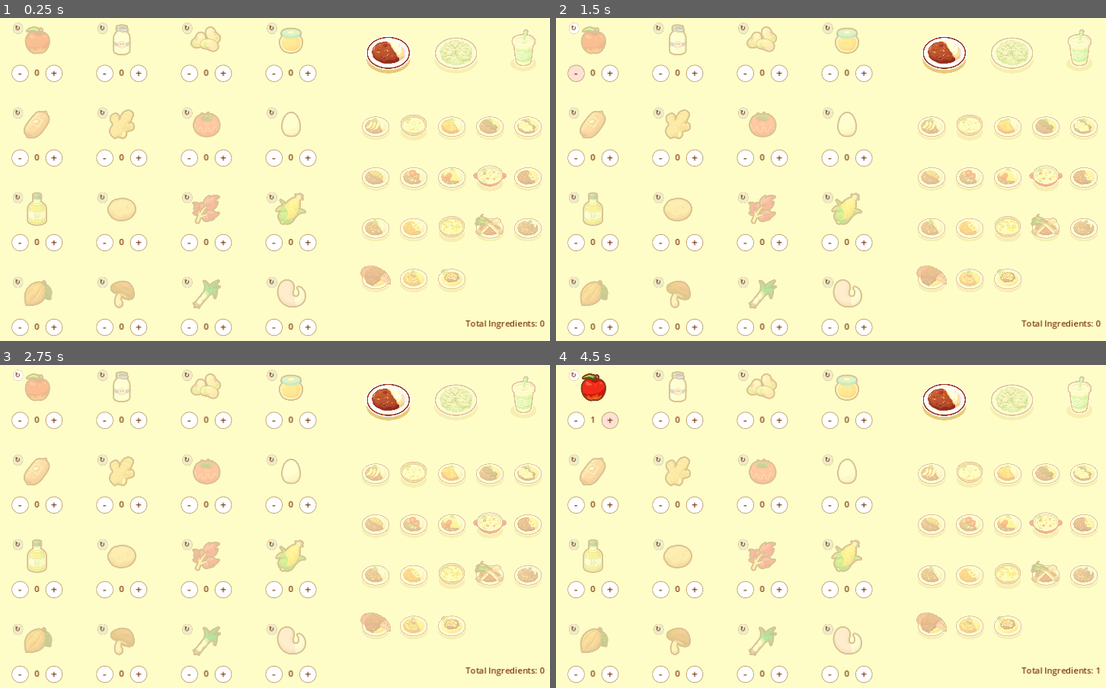
Above: before the commit, frames 1-4 (two rows, left to right).
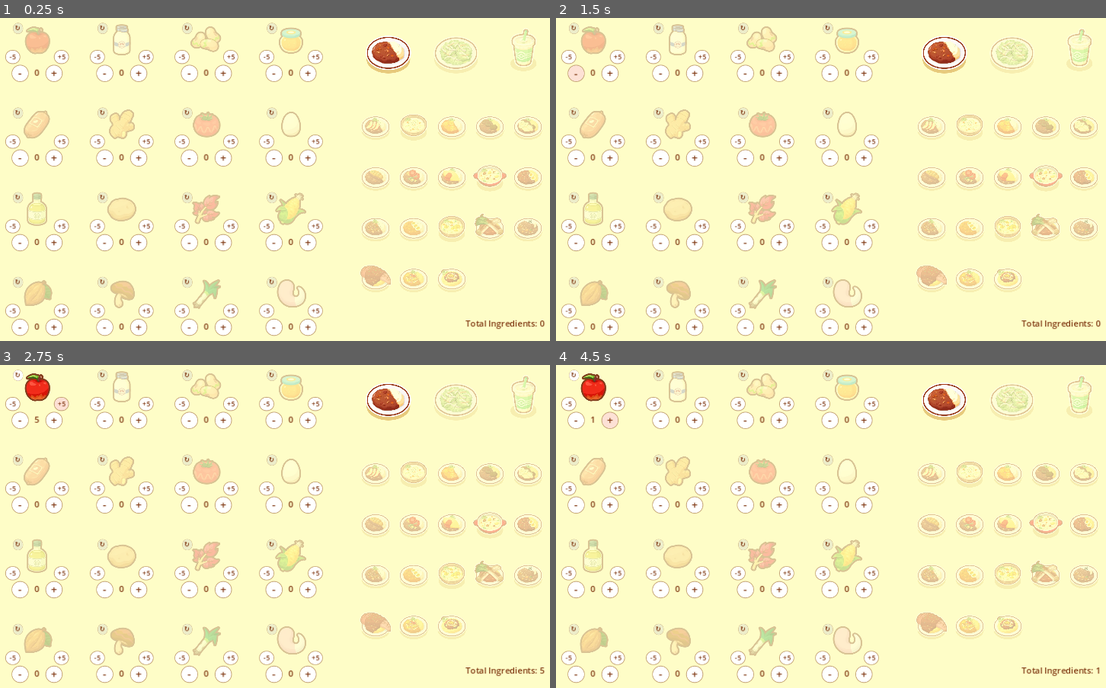
Above: after the commit, the same moments.

Repository: CarolineRoemer1998/PokemonSleepRecipeCalculator
Game: Godot game, scene res://Scenes/game.tscn
The game is run twice, just before and just after one commit, with the same random seed, the same clock (stepped at 60 frames per second) and the same inputs.
Inputs (mouse positions are in pixels of both pictures, inside the frame that each line leads up to):
- Up to frame 1 (0.25 s): no input
- Up to frame 2 (1.5 s): click "+" at 0.5 s; click "-" at 1.25 s
- Up to frame 3 (2.75 s): click (60, 403) at 2 s, where only the run after the commit has a clickable "+5"
- Up to frame 4 (4.5 s): click (567, 403) at 2.75 s, where only the run after the commit has a clickable "-5"; click (572, 374) at 3.5 s, where only the run before the commit has a clickable "↻"; click "+" at 4.25 s

The runs differ from the first frame. In frame 1, 3.2% of the frame differs, in the area x 0-59%, y 9-93%; in frame 2, 3.2%; in frame 3, 3.5%, in the area x 0-100%, y 2-96%; in frame 4, 3.2%.

Commit message:
Make dish sparkle when is_cookable is set to true

Diff:
--- a/Components/Categories.gd
+++ b/Components/Categories.gd
@@ -4,13 +4,15 @@
 @onready var salads: TextureRect = $Salads
 @onready var desserts: TextureRect = $"Desserts&Drinks"
 
+var inventory : Inventory
+
 func _ready() -> void:
+	inventory = get_tree().get_first_node_in_group("inventory")
 	pick_category(curries)
 
-
 func pick_category(category):
-
 	get_parent().set_active_category(category)
+	inventory.dish_results.pass_ingredients(inventory.ingredients)
 
 	match category:
 		curries:
--- a/Components/Dish.gd
+++ b/Components/Dish.gd
@@ -4,11 +4,14 @@
 
 @export var required_ingredients = {}
 
+
 var inventory : Inventory
 
 var unique_ingredient_count = 0
 var available_unique_ingredients = 0
 var is_cookable : bool = false
+
+var sparkle = preload("res://Styles/Particles/sparkle_particle.tscn")
 
 func _ready():
 	set_unique_ingredient_count()
@@ -31,6 +34,9 @@
 func set_is_cookable(value):
 	is_cookable = value
 	if is_cookable:
+		if modulate.a != 1.0:
+			var new_sparkle = sparkle.instantiate()
+			add_child(new_sparkle)
 		modulate.a = 1.0
 	else:
 		modulate.a = Globals.modulate_disabled
--- a/Components/amount_changer.gd
+++ b/Components/amount_changer.gd
@@ -23,7 +23,7 @@
 
 
 func _on_button_add_pressed() -> void:
-	if amount < 1000:
+	if amount < 999:
 		amount += 1
 		update_label()
 		update_inventory(1)
@@ -34,6 +34,8 @@
 		amount -= 1
 		update_label()
 		update_inventory(-1)
+		disable_reset_button_if_zero()
+
 
 
 func update_label():
@@ -55,3 +57,33 @@
 		ingredient_image.self_modulate.a = Globals.modulate_disabled
 	elif amount > 0 and ingredient_image.self_modulate.a != 1.0:
 		ingredient_image.self_modulate.a = 1.0
+
+
+
+func _on_button_add_5_pressed() -> void:
+	if amount < 995:
+		amount += 5
+		update_label()
+		update_inventory(5)
+	elif amount > 995:
+		amount += 999-amount
+		update_label()
+		update_inventory(999-amount)
+
+
+func _on_button_subtract_5_pressed() -> void:
+	if amount > 4:
+		amount -= 5
+		update_label()
+		update_inventory(-5)
+		disable_reset_button_if_zero()
+	elif amount < 0:
+		amount -= amount
+		update_label()
+		update_inventory(-amount)
+		disable_reset_button_if_zero()
+
+
+func disable_reset_button_if_zero():
+	if amount == 0:
+			button_reset.disabled = true
--- a/Components/amount_changer.tscn
+++ b/Components/amount_changer.tscn
@@ -18,6 +18,55 @@
 
 [sub_resource type="StyleBoxEmpty" id="StyleBoxEmpty_eqk23"]
 
+[sub_resource type="StyleBoxFlat" id="StyleBoxFlat_j5o8b"]
+content_margin_left = 0.0
+content_margin_top = 0.0
+content_margin_right = 0.0
+content_margin_bottom = 0.0
+bg_color = Color(1, 1, 1, 1)
+corner_radius_top_left = 15
+corner_radius_top_right = 15
+corner_radius_bottom_right = 15
+corner_radius_bottom_left = 15
+expand_margin_left = 3.0
+expand_margin_right = 3.0
+shadow_color = Color(0.494118, 0.211765, 0.0627451, 0.588235)
+shadow_size = 2
+
+[sub_resource type="StyleBoxFlat" id="StyleBoxFlat_yaq5p"]
+content_margin_left = 0.0
+content_margin_top = 0.0
+content_margin_right = 0.0
+content_margin_bottom = 0.0
+bg_color = Color(0.992157, 0.882353, 0.835294, 1)
+corner_radius_top_left = 15
+corner_radius_top_right = 15
+corner_radius_bottom_right = 15
+corner_radius_bottom_left = 15
+expand_margin_left = 3.0
+expand_margin_right = 3.0
+shadow_color = Color(0.494118, 0.211765, 0.0627451, 0.588235)
+shadow_size = 2
+
+[sub_resource type="StyleBoxFlat" id="StyleBoxFlat_2bakm"]
+content_margin_left = 0.0
+content_margin_top = 0.0
+content_margin_right = 0.0
+content_margin_bottom = 0.0
+bg_color = Color(0.207843, 0.0705882, 0.0117647, 0.0980392)
+corner_radius_top_left = 15
+corner_radius_top_right = 15
+corner_radius_bottom_right = 15
+corner_radius_bottom_left = 15
+expand_margin_left = 3.0
+expand_margin_right = 3.0
+shadow_color = Color(0.494118, 0.211765, 0.0627451, 0.588235)
+shadow_size = 2
+
+[sub_resource type="StyleBoxEmpty" id="StyleBoxEmpty_5mvof"]
+
+[sub_resource type="StyleBoxEmpty" id="StyleBoxEmpty_pudkj"]
+
 [sub_resource type="StyleBoxFlat" id="StyleBoxFlat_fyxa2"]
 content_margin_left = 0.0
 content_margin_top = 0.0
@@ -32,40 +81,6 @@
 expand_margin_right = 3.0
 shadow_color = Color(0.494118, 0.211765, 0.0627451, 0.588235)
 shadow_size = 2
-
-[sub_resource type="StyleBoxFlat" id="StyleBoxFlat_yaq5p"]
-content_margin_left = 0.0
-content_margin_top = 0.0
-content_margin_right = 0.0
-content_margin_bottom = 2.0
-bg_color = Color(0.992157, 0.882353, 0.835294, 1)
-corner_radius_top_left = 15
-corner_radius_top_right = 15
-corner_radius_bottom_right = 15
-corner_radius_bottom_left = 15
-expand_margin_left = 3.0
-expand_margin_right = 3.0
-shadow_color = Color(0.494118, 0.211765, 0.0627451, 0.588235)
-shadow_size = 2
-
-[sub_resource type="StyleBoxFlat" id="StyleBoxFlat_2bakm"]
-content_margin_left = 0.0
-content_margin_top = 0.0
-content_margin_right = 0.0
-content_margin_bottom = 2.0
-bg_color = Color(0.207843, 0.0705882, 0.0117647, 0.0980392)
-corner_radius_top_left = 15
-corner_radius_top_right = 15
-corner_radius_bottom_right = 15
-corner_radius_bottom_left = 15
-expand_margin_left = 3.0
-expand_margin_right = 3.0
-shadow_color = Color(0.494118, 0.211765, 0.0627451, 0.588235)
-shadow_size = 2
-
-[sub_resource type="StyleBoxEmpty" id="StyleBoxEmpty_5mvof"]
-
-[sub_resource type="StyleBoxEmpty" id="StyleBoxEmpty_pudkj"]
 
 [sub_resource type="StyleBoxFlat" id="StyleBoxFlat_ccqhk"]
 content_margin_left = 0.0
@@ -111,6 +126,25 @@
 theme_override_styles/focus = SubResource("StyleBoxEmpty_eqk23")
 text = "+"
 
+[node name="ButtonAdd5" type="Button" parent="."]
+offset_left = 36.0
+offset_top = 36.0
+offset_right = 56.0
+offset_bottom = 60.0
+scale = Vector2(1.00318, 1)
+theme_override_colors/font_color = Color(0.494118, 0.211765, 0.0627451, 1)
+theme_override_colors/font_pressed_color = Color(0.494118, 0.211765, 0.0627451, 1)
+theme_override_colors/font_hover_color = Color(0.494118, 0.211765, 0.0627451, 1)
+theme_override_colors/font_focus_color = Color(0.494118, 0.211765, 0.0627451, 1)
+theme_override_colors/font_hover_pressed_color = Color(0.494118, 0.211765, 0.0627451, 1)
+theme_override_font_sizes/font_size = 12
+theme_override_styles/normal = SubResource("StyleBoxFlat_j5o8b")
+theme_override_styles/hover = SubResource("StyleBoxFlat_yaq5p")
+theme_override_styles/pressed = SubResource("StyleBoxFlat_2bakm")
+theme_override_styles/disabled = SubResource("StyleBoxEmpty_5mvof")
+theme_override_styles/focus = SubResource("StyleBoxEmpty_pudkj")
+text = "+5"
+
 [node name="ButtonSubtract" type="Button" parent="."]
 offset_left = -44.0
 offset_top = 64.0
@@ -129,6 +163,25 @@
 theme_override_styles/disabled = SubResource("StyleBoxEmpty_5mvof")
 theme_override_styles/focus = SubResource("StyleBoxEmpty_pudkj")
 text = "-"
+
+[node name="ButtonSubtract5" type="Button" parent="."]
+offset_left = -56.0
+offset_top = 36.0
+offset_right = -36.0
+offset_bottom = 60.0
+scale = Vector2(1.00318, 1)
+theme_override_colors/font_color = Color(0.494118, 0.211765, 0.0627451, 1)
+theme_override_colors/font_pressed_color = Color(0.494118, 0.211765, 0.0627451, 1)
+theme_override_colors/font_hover_color = Color(0.494118, 0.211765, 0.0627451, 1)
+theme_override_colors/font_focus_color = Color(0.494118, 0.211765, 0.0627451, 1)
+theme_override_colors/font_hover_pressed_color = Color(0.494118, 0.211765, 0.0627451, 1)
+theme_override_font_sizes/font_size = 12
+theme_override_styles/normal = SubResource("StyleBoxFlat_j5o8b")
+theme_override_styles/hover = SubResource("StyleBoxFlat_yaq5p")
+theme_override_styles/pressed = SubResource("StyleBoxFlat_2bakm")
+theme_override_styles/disabled = SubResource("StyleBoxEmpty_5mvof")
+theme_override_styles/focus = SubResource("StyleBoxEmpty_pudkj")
+text = "-5"
 
 [node name="ButtonReset" type="Button" parent="."]
 offset_left = -44.0
@@ -163,5 +216,7 @@
 metadata/_edit_use_anchors_ = true
 
 [connection signal="pressed" from="ButtonAdd" to="." method="_on_button_add_pressed"]
+[connection signal="pressed" from="ButtonAdd5" to="." method="_on_button_add_5_pressed"]
 [connection signal="pressed" from="ButtonSubtract" to="." method="_on_button_subtract_pressed"]
+[connection signal="pressed" from="ButtonSubtract5" to="." method="_on_button_subtract_5_pressed"]
 [connection signal="pressed" from="ButtonReset" to="." method="_on_button_reset_pressed"]
--- /dev/null
+++ b/Scenes/GameHandler.gd
@@ -0,0 +1,9 @@
+extends Node2D
+
+func _process(delta: float) -> void:
+	check_quit()
+
+
+func check_quit():
+	if Input.is_action_just_pressed("quit"):
+		get_tree().quit()
--- a/Scenes/Inventory.gd
+++ b/Scenes/Inventory.gd
@@ -35,6 +35,7 @@
 	for ingredient_key in ingredients:
 		if ingredient_key == ingredient:
 			ingredients[ingredient_key] += amount
+			print(ingredient_key, " ", ingredients[ingredient_key])
 
 	calculate_total_amount()
 	update_amount_label()
--- a/Scenes/game.tscn
+++ b/Scenes/game.tscn
@@ -19,6 +19,7 @@
 [ext_resource type="Texture2D" uid="uid://hc370f03s6bj" path="res://Images/Ingredients/WarmingGinger.webp" id="16_21vmw"]
 [ext_resource type="Script" path="res://Scenes/Inventory.gd" id="18_kl6p6"]
 [ext_resource type="PackedScene" uid="uid://ddiohxj36mfe8" path="res://Components/dish_results.tscn" id="19_5e6q5"]
+[ext_resource type="Script" path="res://Scenes/GameHandler.gd" id="20_g23vq"]
 
 [sub_resource type="LabelSettings" id="LabelSettings_ig3p1"]
 font_color = Color(0.494118, 0.211765, 0.0627451, 1)
@@ -176,3 +177,6 @@
 label_settings = SubResource("LabelSettings_ig3p1")
 
 [node name="DishResults" parent="." instance=ExtResource("19_5e6q5")]
+
+[node name="GameHandler" type="Node2D" parent="."]
+script = ExtResource("20_g23vq")
--- /dev/null
+++ b/Styles/Particles/Emit.gd
@@ -0,0 +1,4 @@
+extends CPUParticles2D
+
+func _ready() -> void:
+	emitting = true
--- /dev/null
+++ b/Styles/Particles/sparkle_particle.tscn
@@ -0,0 +1,38 @@
+[gd_scene load_steps=5 format=3 uid="uid://bx3ev7qmet8qr"]
+
+[ext_resource type="Texture2D" uid="uid://bc3ohlo5usbkc" path="res://Styles/Particles/particle_texture_white_sparkle.png" id="1_qp0pt"]
+[ext_resource type="Script" path="res://Styles/Particles/Emit.gd" id="2_oc3w5"]
+
+[sub_resource type="Curve" id="Curve_e35ba"]
+_data = [Vector2(0, 1), 0.0, 4.14882, 0, 0, Vector2(1, 0), -7.49794, 0.0, 0, 0]
+point_count = 2
+metadata/_snap_enabled = true
+
+[sub_resource type="Gradient" id="Gradient_ka8yg"]
+colors = PackedColorArray(1, 0.952941, 0, 1, 1, 0.945098, 0.858824, 1)
+
+[node name="SparkleParticle" type="Node2D"]
+
+[node name="CPUParticles2D" type="CPUParticles2D" parent="."]
+emitting = false
+amount = 16
+lifetime = 0.75
+one_shot = true
+explosiveness = 1.0
+texture = ExtResource("1_qp0pt")
+emission_shape = 1
+emission_sphere_radius = 0.01
+direction = Vector2(0, 0)
+spread = 180.0
+gravity = Vector2(0, 0)
+initial_velocity_min = 400.0
+initial_velocity_max = 800.0
+angle_min = -20.0
+angle_max = 20.0
+scale_amount_min = 0.1
+scale_amount_max = 0.2
+scale_amount_curve = SubResource("Curve_e35ba")
+color_ramp = SubResource("Gradient_ka8yg")
+hue_variation_min = -1.0
+hue_variation_max = 1.0
+script = ExtResource("2_oc3w5")
--- a/project.godot
+++ b/project.godot
@@ -19,7 +19,6 @@
 
 [autoload]
 
-GlobalVariables="*res://global_variables.gd"
 Globals="*res://globals.gd"
 
 [display]
@@ -34,6 +33,11 @@
 "events": [Object(InputEventMouseButton,"resource_local_to_scene":false,"resource_name":"","device":-1,"window_id":0,"a …(258 unchanged characters)…
 ]
 }
+quit={
+"deadzone": 0.5,
+"events": [Object(InputEventKey,"resource_local_to_scene":false,"resource_name":"","device":-1,"window_id":0,"alt_pressed":false,"shift_pressed":false,"ctrl_pressed":false,"meta_pressed":false,"pressed":false,"keycode":0,"physical_keycode":4194305,"key_label":0,"unicode":0,"echo":false,"script":null)
+]
+}
 
 [input_devices]
 
Not shown: 1 places in Components/amount_changer.tscn that only renumber resources
Not shown: 1 places in Scenes/game.tscn that only renumber resources
Binary file added: Styles/Particles/particle_texture_white_sparkle.png
Not shown, added: Styles/Particles/particle_texture_white_sparkle.png.import
Binary file added: Styles/Particles/particle_texture_yellow_sparkle.png
Not shown, added: Styles/Particles/particle_texture_yellow_sparkle.png.import
Binary file added: Styles/Particles/particle_texture_yellow_sphere.png
Not shown, added: Styles/Particles/particle_texture_yellow_sphere.png.import
Not shown, added: Styles/Particles/particle_texture_white_sparkle.png~
